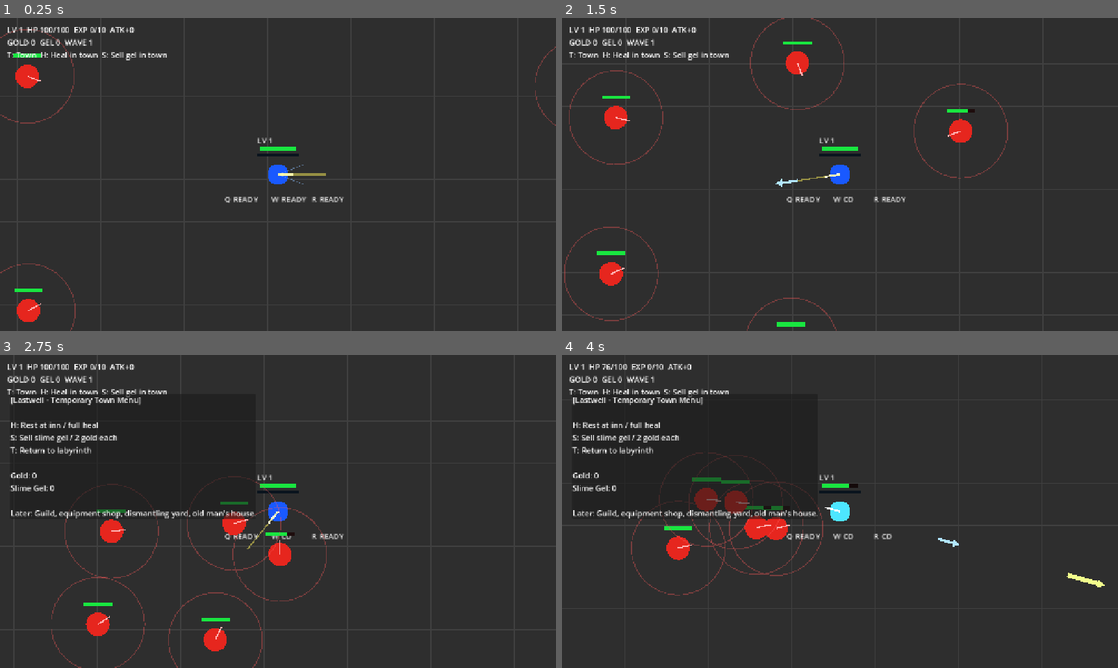
Above: before the commit, frames 1-4 (two rows, left to right).
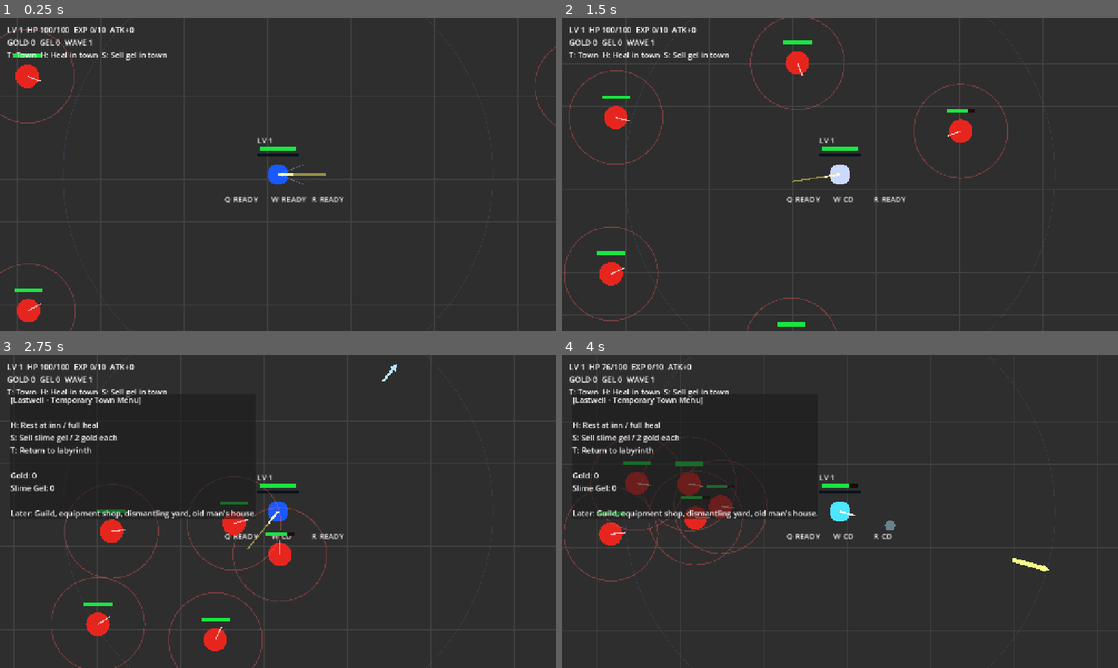
Above: after the commit, the same moments.

Repository: danyoon0760/last-archer
Game: Godot game, scene res://scenes/Main.tscn
The game is run twice, just before and just after one commit, with the same random seed, the same clock (stepped at 60 frames per second) and the same inputs.
Inputs (mouse positions are in pixels of both pictures, inside the frame that each line leads up to):
- Up to frame 1 (0.25 s): no input
- Up to frame 2 (1.5 s): tap Enter at 0.5 s; move the mouse to (962, 158) at 0.52 s; hold W 0.53-1.28 s; tap E at 0.6, 1.35 s; click (962, 158) at 0.67 s; move the mouse to (728, 190) at 1.27 s; hold S from 1.28 s (still down); click (728, 190) at 1.42 s
- Up to frame 3 (2.75 s): move the mouse to (333, 442) at 2.02 s; release S at 2.03 s; hold W from 2.03 s (still down); tap T at 2.1 s; click (333, 442) at 2.17 s; tap E at 2.3 s
- Up to frame 4 (4 s): move the mouse to (812, 574) at 2.77 s; tap H at 2.85 s; click (812, 574) at 2.92 s; tap E at 3.05, 3.8 s; move the mouse to (1006, 558) at 3.52 s; release W at 3.53 s; hold A from 3.53 s (still down); tap R at 3.6 s; click (1006, 558) at 3.67 s

The runs differ from the first frame. In frame 1, 0.3% of the frame differs, in the area x 11-89%, y 0-100%; in frame 2, 0.5%; in frame 3, 0.3%; in frame 4, 4.5%, in the area x 0-98%, y 0-100%.

Commit message:
Add ADC style attack move and auto attack timing

Diff:
--- a/scripts/player.gd
+++ b/scripts/player.gd
@@ -3,7 +3,9 @@
 @export var speed: float = 350.0
 @export var stop_distance: float = 6.0
 @export var max_hp: int = 100
-@export var base_attack_cooldown: float = 0.35
+@export var attack_range: float = 330.0
+@export var base_attack_cooldown: float = 0.72
+@export var attack_windup: float = 0.18
 @export var arrow_scene: PackedScene
 @export var dodge_speed: float = 850.0
 @export var dodge_duration: float = 0.16
@@ -11,7 +13,8 @@
 @export var invincible_duration: float = 0.35
 @export var rapid_fire_duration: float = 3.0
 @export var rapid_fire_cooldown: float = 8.0
-@export var rapid_fire_attack_cooldown: float = 0.16
+@export var rapid_fire_attack_cooldown: float = 0.38
+@export var rapid_fire_windup: float = 0.11
 @export var volley_cooldown: float = 4.0
 @export var volley_arrow_count: int = 5
 @export var volley_spread_degrees: float = 42.0
@@ -24,6 +27,10 @@
 var target_position: Vector2
 var facing_direction: Vector2 = Vector2.RIGHT
 var attack_timer: float = 0.0
+var windup_timer: float = 0.0
+var pending_attack_target: Node2D
+var attack_move_mode: bool = false
+var attack_move_position: Vector2
 var dodge_timer: float = 0.0
 var dodge_cooldown_timer: float = 0.0
 var invincible_timer: float = 0.0
@@ -42,6 +49,7 @@
 func _ready() -> void:
 	hp = max_hp
 	target_position = global_position
+	attack_move_position = global_position
 	add_to_group("player")
 	queue_redraw()
 
@@ -54,11 +62,17 @@
 
 	if event is InputEventMouseButton:
 		if event.button_index == MOUSE_BUTTON_RIGHT and event.pressed:
-			target_position = get_global_mouse_position()
+			issue_move_command(get_global_mouse_position())
 		elif event.button_index == MOUSE_BUTTON_LEFT and event.pressed:
-			try_shoot_at_mouse()
+			if attack_move_mode:
+				issue_attack_move_command(get_global_mouse_position())
+			else:
+				issue_direct_attack_or_shot(get_global_mouse_position())
 	elif event is InputEventKey and event.pressed and not event.echo:
-		if event.keycode == KEY_E:
+		if event.keycode == KEY_A:
+			attack_move_mode = true
+			attack_move_position = get_global_mouse_position()
+		elif event.keycode == KEY_E:
 			try_dodge()
 		elif event.keycode == KEY_Q:
 			try_rapid_fire()
@@ -69,6 +83,7 @@
 
 func _physics_process(delta: float) -> void:
 	update_timers(delta)
+	process_attack_windup(delta)
 
 	if is_dead:
 		velocity = Vector2.ZERO
@@ -78,6 +93,7 @@
 	if dodge_timer > 0.0:
 		velocity = dodge_direction * dodge_speed
 	else:
+		process_auto_attack_logic()
 		move_toward_target()
 
 	move_and_slide()
@@ -101,7 +117,101 @@
 	if snipe_cooldown_timer > 0.0:
 		snipe_cooldown_timer = maxf(snipe_cooldown_timer - delta, 0.0)
 
+func process_attack_windup(delta: float) -> void:
+	if windup_timer <= 0.0:
+		return
+	windup_timer = maxf(windup_timer - delta, 0.0)
+	if windup_timer <= 0.0:
+		fire_pending_basic_attack()
+
+func issue_move_command(position: Vector2) -> void:
+	attack_move_mode = false
+	pending_attack_target = null
+	target_position = position
+
+func issue_attack_move_command(position: Vector2) -> void:
+	attack_move_mode = true
+	attack_move_position = position
+	var target: Node2D = find_best_attack_move_target(position)
+	if target != null:
+		pending_attack_target = target
+	else:
+		pending_attack_target = null
+		target_position = position
+
+func issue_direct_attack_or_shot(position: Vector2) -> void:
+	var target: Node2D = find_enemy_under_point(position)
+	if target != null:
+		attack_move_mode = false
+		pending_attack_target = target
+	else:
+		try_free_shot(position)
+
+func process_auto_attack_logic() -> void:
+	if windup_timer > 0.0:
+		velocity = Vector2.ZERO
+		return
+
+	if attack_move_mode:
+		var attack_move_target: Node2D = find_best_attack_move_target(attack_move_position)
+		if attack_move_target != null:
+			pending_attack_target = attack_move_target
+		elif pending_attack_target == null:
+			target_position = attack_move_position
+
+	if pending_attack_target == null or not is_instance_valid(pending_attack_target):
+		return
+
+	var to_target: Vector2 = pending_attack_target.global_position - global_position
+	var distance: float = to_target.length()
+	if distance <= attack_range:
+		facing_direction = to_target.normalized()
+		target_position = global_position
+		velocity = Vector2.ZERO
+		try_start_basic_attack(pending_attack_target)
+	else:
+		target_position = pending_attack_target.global_position - to_target.normalized() * (attack_range * 0.82)
+
+func try_start_basic_attack(target: Node2D) -> void:
+	if attack_timer > 0.0 or windup_timer > 0.0 or arrow_scene == null:
+		return
+	pending_attack_target = target
+	attack_timer = get_current_attack_cooldown()
+	windup_timer = get_current_attack_windup()
+
+func fire_pending_basic_attack() -> void:
+	if arrow_scene == null:
+		return
+	if pending_attack_target != null and is_instance_valid(pending_attack_target):
+		var shoot_direction: Vector2 = pending_attack_target.global_position - global_position
+		if shoot_direction.length() < 1.0:
+			shoot_direction = facing_direction
+		else:
+			shoot_direction = shoot_direction.normalized()
+		facing_direction = shoot_direction
+		spawn_arrow(global_position + shoot_direction * 24.0, shoot_direction, 25 + attack_bonus)
+
+func try_free_shot(position: Vector2) -> void:
+	if attack_timer > 0.0 or windup_timer > 0.0 or arrow_scene == null:
+		return
+	var shoot_direction: Vector2 = position - global_position
+	if shoot_direction.length() < 1.0:
+		shoot_direction = facing_direction
+	else:
+		shoot_direction = shoot_direction.normalized()
+	facing_direction = shoot_direction
+	attack_timer = get_current_attack_cooldown()
+	windup_timer = get_current_attack_windup()
+	pending_attack_target = null
+	# Directional basic shot; useful while there is no precise enemy click.
+	await get_tree().create_timer(get_current_attack_windup()).timeout
+	if not is_dead:
+		spawn_arrow(global_position + shoot_direction * 24.0, shoot_direction, 25 + attack_bonus)
+
 func move_toward_target() -> void:
+	if windup_timer > 0.0:
+		velocity = Vector2.ZERO
+		return
 	var to_target: Vector2 = target_position - global_position
 	if to_target.length() > stop_distance:
 		facing_direction = to_target.normalized()
@@ -109,6 +219,33 @@
 	else:
 		velocity = Vector2.ZERO
 
+func find_enemy_under_point(point: Vector2) -> Node2D:
+	var best: Node2D = null
+	var best_distance: float = 36.0
+	for enemy in get_tree().get_nodes_in_group("enemies"):
+		if enemy is Node2D and is_instance_valid(enemy):
+			var distance: float = enemy.global_position.distance_to(point)
+			if distance < best_distance:
+				best = enemy
+				best_distance = distance
+	return best
+
+func find_best_attack_move_target(reference_point: Vector2) -> Node2D:
+	var best: Node2D = null
+	var best_score: float = INF
+	for enemy in get_tree().get_nodes_in_group("enemies"):
+		if not (enemy is Node2D) or not is_instance_valid(enemy):
+			continue
+		var enemy_node: Node2D = enemy
+		var distance_to_player: float = global_position.distance_to(enemy_node.global_position)
+		if distance_to_player > attack_range:
+			continue
+		var score: float = reference_point.distance_to(enemy_node.global_position)
+		if score < best_score:
+			best = enemy_node
+			best_score = score
+	return best
+
 func try_dodge() -> void:
 	if dodge_cooldown_timer > 0.0:
 		return
@@ -119,6 +256,7 @@
 		dodge_direction = mouse_direction.normalized()
 	facing_direction = dodge_direction
 	target_position = global_position + dodge_direction * 120.0
+	pending_attack_target = null
 	dodge_timer = dodge_duration
 	dodge_cooldown_timer = dodge_cooldown
 	invincible_timer = invincible_duration
@@ -159,6 +297,11 @@
 		return rapid_fire_attack_cooldown
 	return base_attack_cooldown
 
+func get_current_attack_windup() -> float:
+	if rapid_fire_timer > 0.0:
+		return rapid_fire_windup
+	return attack_windup
+
 func get_aim_direction() -> Vector2:
 	var aim_direction: Vector2 = get_global_mouse_position() - global_position
 	if aim_direction.length() < 1.0:
@@ -166,12 +309,7 @@
 	return aim_direction.normalized()
 
 func try_shoot_at_mouse() -> void:
-	if attack_timer > 0.0 or arrow_scene == null:
-		return
-	var shoot_direction: Vector2 = get_aim_direction()
-	facing_direction = shoot_direction
-	attack_timer = get_current_attack_cooldown()
-	spawn_arrow(global_position + shoot_direction * 24.0, shoot_direction, 25 + attack_bonus)
+	issue_direct_attack_or_shot(get_global_mouse_position())
 
 func spawn_arrow(start_position: Vector2, shoot_direction: Vector2, custom_damage: int = -1, custom_speed: float = -1.0, custom_lifetime: float = -1.0, custom_pierce_count: int = -1, custom_color: Color = Color(-1, -1, -1), custom_width: float = -1.0, custom_length: float = -1.0) -> void:
 	var arrow: Node = arrow_scene.instantiate()
@@ -235,6 +373,8 @@
 		body_color = Color(0.25, 0.25, 0.25)
 	elif invincible_timer > 0.0:
 		body_color = Color(0.3, 0.9, 1.0)
+	elif windup_timer > 0.0:
+		body_color = Color(0.8, 0.85, 1.0)
 	elif dodge_timer > 0.0:
 		body_color = Color(0.2, 0.75, 1.0)
 	elif rapid_fire_timer > 0.0:
@@ -242,6 +382,10 @@
 
 	draw_circle(Vector2.ZERO, 16.0, body_color)
 	draw_line(Vector2.ZERO, facing_direction * 24.0, Color.WHITE, 3.0)
+	draw_arc(Vector2.ZERO, attack_range, 0.0, TAU, 96, Color(0.4, 0.65, 1.0, 0.12), 1.0)
+
+	if attack_move_mode:
+		draw_circle(to_local(attack_move_position), 8.0, Color(0.7, 0.9, 1.0, 0.45))
 
 	if volley_cooldown_timer <= 0.0 and not is_dead:
 		draw_line(Vector2.ZERO, facing_direction.rotated(deg_to_rad(-volley_spread_degrees / 2.0)) * 42.0, Color(0.55, 0.75, 1.0, 0.45), 1.0)
